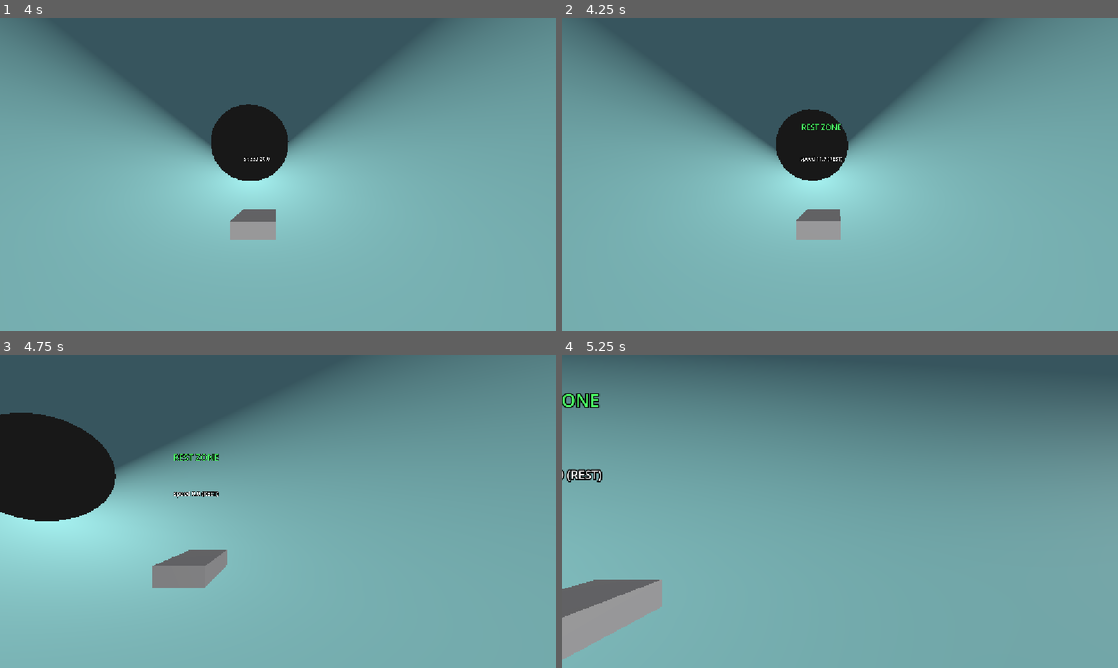
Above: before the commit, frames 1-4 (two rows, left to right).
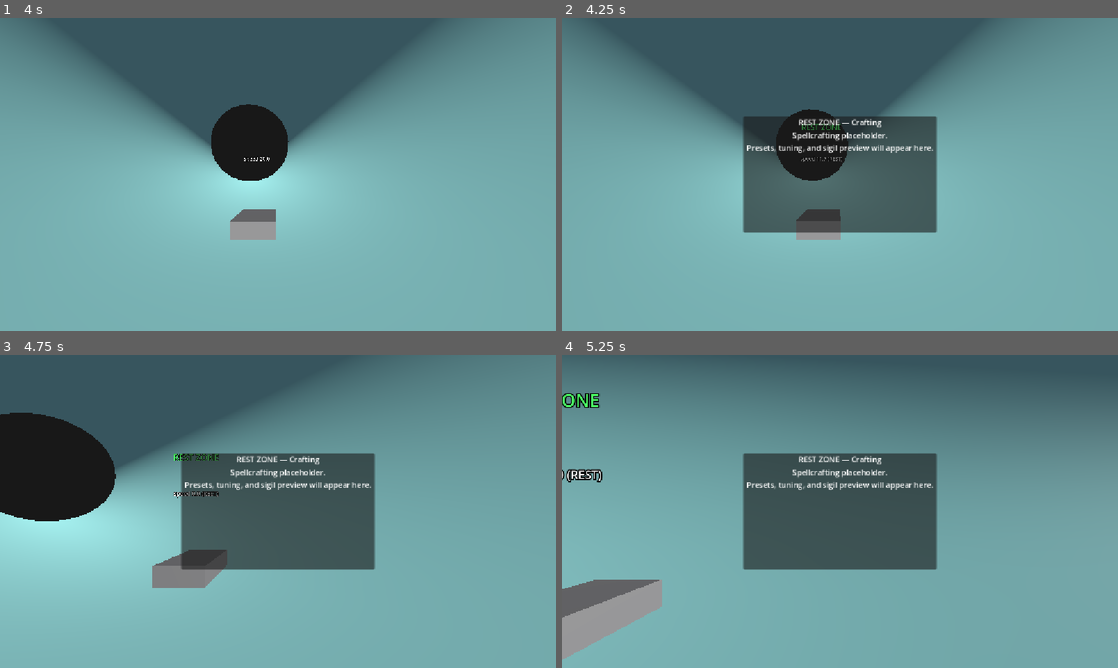
Above: after the commit, the same moments.

Repository: eternaldensity/pipe-survivor
Game: Godot game, scene res://main.tscn
Two runs of this game, one before a commit and one after it. Both use one fixed random seed, a clock stepped at 60 frames per second and the inputs below.
Inputs:
- Up to frame 1 (4 s): hold Up (ui_up) 0.53-2.03 s; hold Left (ui_left) 2.03-3.53 s; hold Down (ui_down) from 3.53 s (still down)
- Up to frame 2 (4.25 s): keep holding Down (ui_down)
- Up to frame 3 (4.75 s): release Down (ui_down) at 4.28 s; hold Right (ui_right) from 4.28 s (still down)
- Up to frame 4 (5.25 s): release Right (ui_right) at 5.03 s; hold Up (ui_up) from 5.03 s (still down)

Frame 1 is identical in both runs. In frame 2, 11% of the frame differs, in the area x 32-68%, y 31-69%; in frame 3, 13%; in frame 4, 13%.

Commit message:
Add crafting UI overlay and junction signage (Phase 3)

Diff:
--- /dev/null
+++ b/CraftingUI.tscn
@@ -0,0 +1,30 @@
+[gd_scene format=3 uid="uid://craftingui001"]
+
+[ext_resource type="Script" path="res://crafting_ui.gd" id="1_cu"]
+
+[node name="CraftingUI" type="CanvasLayer"]
+script = ExtResource("1_cu")
+
+[node name="PanelContainer" type="PanelContainer" parent="."]
+anchors_preset = 8
+anchor_left = 0.5
+anchor_top = 0.5
+anchor_right = 0.5
+anchor_bottom = 0.5
+offset_left = -200.0
+offset_top = -120.0
+offset_right = 200.0
+offset_bottom = 120.0
+
+[node name="VBoxContainer" type="VBoxContainer" parent="PanelContainer"]
+layout_mode = 2
+
+[node name="Title" type="Label" parent="PanelContainer/VBoxContainer"]
+layout_mode = 2
+text = "REST ZONE"
+horizontal_alignment = 1
+
+[node name="Info" type="Label" parent="PanelContainer/VBoxContainer"]
+layout_mode = 2
+text = "Crafting placeholder"
+horizontal_alignment = 1
--- /dev/null
+++ b/Sign.tscn
@@ -0,0 +1,10 @@
+[gd_scene format=3 uid="uid://sign001"]
+
+[ext_resource type="Script" path="res://sign.gd" id="1_sign"]
+
+[node name="Sign" type="Node3D"]
+script = ExtResource("1_sign")
+
+[node name="Label3D" type="Label3D" parent="."]
+text = "SIGN"
+font_size = 64
--- /dev/null
+++ b/crafting_ui.gd
@@ -0,0 +1,21 @@
+# crafting_ui.gd  (Phase 3 — placeholder)
+class_name CraftingUI
+extends CanvasLayer
+
+@onready var panel: PanelContainer = $PanelContainer
+@onready var title: Label = $PanelContainer/VBoxContainer/Title
+@onready var info: Label = $PanelContainer/VBoxContainer/Info
+
+var vehicle: Vehicle = null
+
+func _ready() -> void:
+	panel.visible = false
+	title.text = "REST ZONE — Crafting"
+	info.text = "Spellcrafting placeholder.\nPresets, tuning, and sigil preview will appear here."
+
+func bind_vehicle(v: Vehicle) -> void:
+	vehicle = v
+
+func _process(_delta: float) -> void:
+	if vehicle:
+		panel.visible = vehicle.rest_zone_inside
--- a/main.gd
+++ b/main.gd
@@ -18,6 +18,12 @@
 	network.add_section(straight_section, { "entry_radius": 20.0, "exit_radius": 10.0, "length": 200.0 })   # tapers back to junction radius
 	# Phase 2: a trident junction (trunk + two branches), each with a continuation.
 	var j := network.add_section(junction_section, {"trunk_length": 60.0, "branch_angle": 30.0, "tube_radius": 10.0})
+
+	# Signage before the junction (Phase 3).
+	var sign = load("res://Sign.tscn").instantiate()
+	sign.text = "JUNCTION AHEAD"
+	sign.position = j.entry.global_position - j.global_transform.basis.z * 15.0 + Vector3(0.0, 8.0, 0.0)
+	add_child(sign)
 	var trunk := network.add_section(straight_section, {"length": 80.0, "entry_radius": 10.0, "exit_radius": 10.0}, j, 0)
 	var left  := network.add_section(straight_section, {"length": 80.0, "entry_radius": 10.0, "exit_radius": 10.0}, j, 1)
 	var right := network.add_section(straight_section, {"length": 80.0, "entry_radius": 10.0, "exit_radius": 10.0}, j, 2)
@@ -30,6 +36,11 @@
 	rest_zone.position = Vector3(0.0, 0.0, 0.0)
 	rest_zone.rotation = Vector3.ZERO
 	add_child(rest_zone)
+
+	# Crafting UI overlay (Phase 3 placeholder).
+	var crafting_ui = load("res://CraftingUI.tscn").instantiate()
+	add_child(crafting_ui)
+	crafting_ui.bind_vehicle($Vehicle)
 	# Left branch continuation.
 	network.add_section(bend_section, {"bend_angle": 20.0, "length": 120.0, "tube_radius": 10.0}, left, 0)
 	network.add_section(straight_section, {"length": 150.0, "entry_radius": 10.0, "exit_radius": 10.0})
--- /dev/null
+++ b/sign.gd
@@ -0,0 +1,14 @@
+@tool
+class_name Sign
+extends Node3D
+
+@export var text: String = "SIGN"
+@export var color: Color = Color(1.0, 1.0, 1.0)
+
+@onready var label: Label3D = $Label3D
+
+func _ready() -> void:
+	if label:
+		label.text = text
+		label.modulate = color
+		label.billboard = BaseMaterial3D.BILLBOARD_ENABLED
Not shown, added: crafting_ui.gd.uid
Not shown, added: sign.gd.uid
